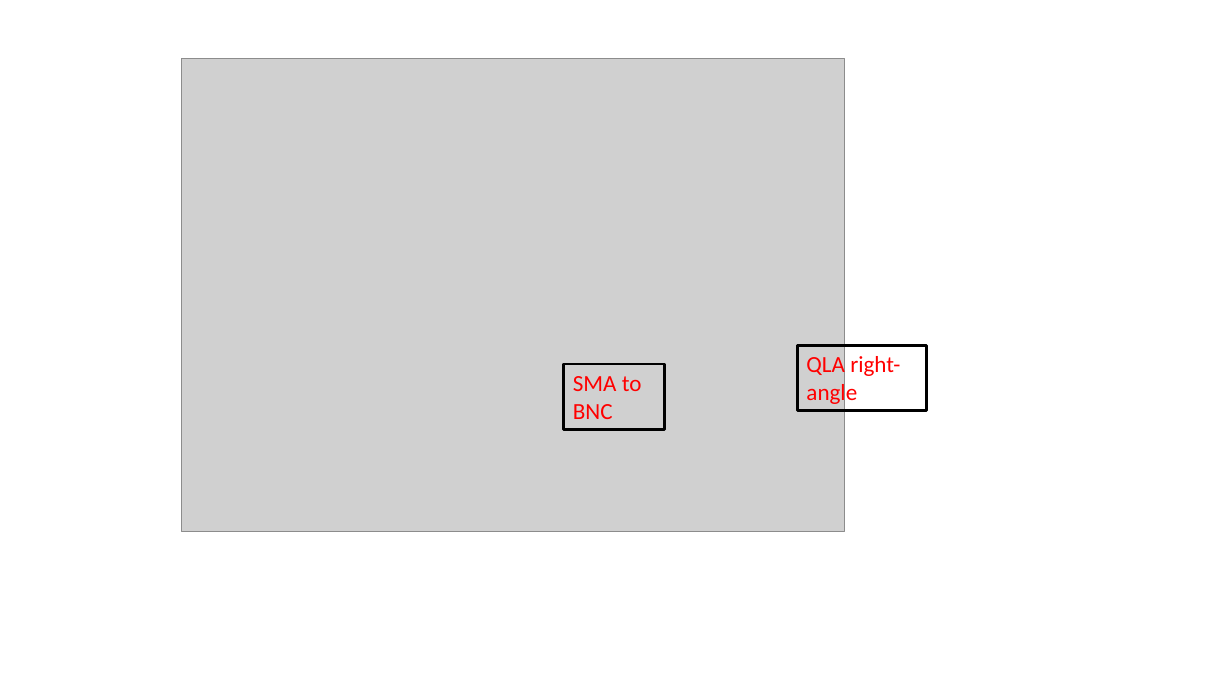
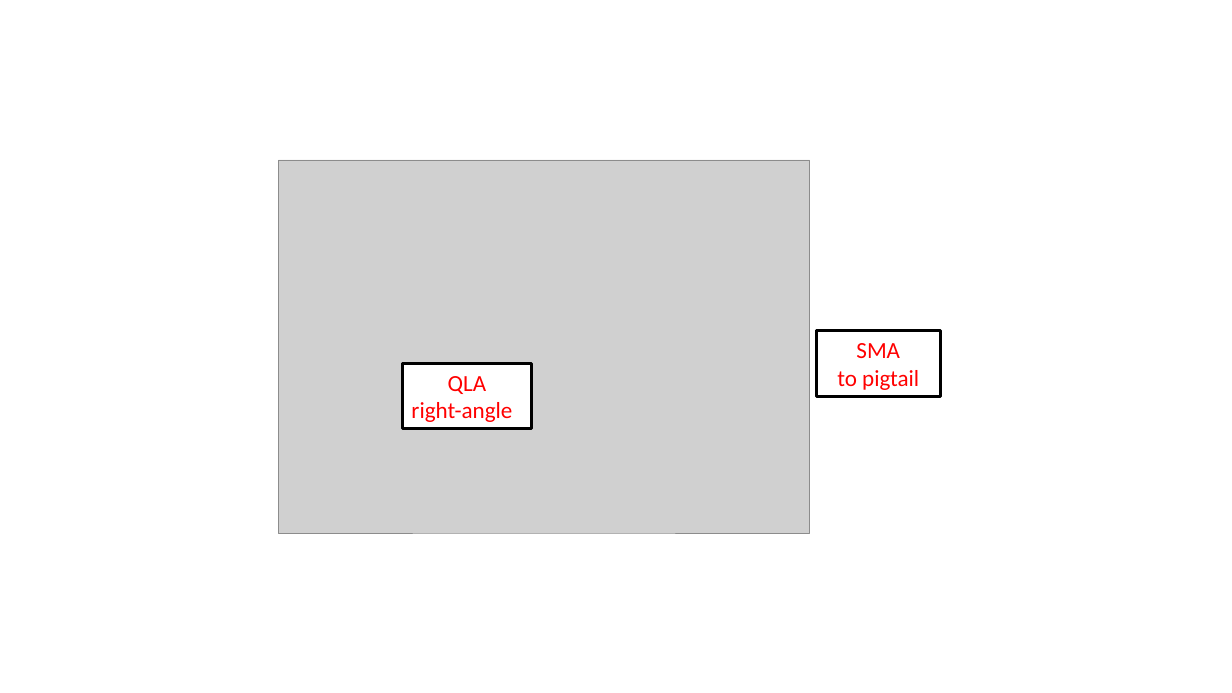
Before and after one commit to mjhyman/nicu-halbach-hardware, a slide deck: slide 1 of Capacitor_Boards/capacitor_boards_rough_design.pptx. Drawn at 1232x693 pixels with LibreOffice and Linux fonts; fonts in the diff are those of the drawing; grey boxes stand for pictures. Boxes give left, top, right and bottom in pixels: in the first picture for what was removed or moved away, otherwise in the second. Text is boxed around its words. In the diff, an @@ line names an element or a change of style, - is before the commit and + after.

```diff
--- a/Capacitor_Boards/capacitor_boards_rough_design.pptx
+++ b/Capacitor_Boards/capacitor_boards_rough_design.pptx
@@ picture resized from (x1=181, y1=58, x2=845, y2=531) to (x1=279, y1=160, x2=811, y2=533) @@
@@ rectangle "SMA" at (x1=817, y1=331, x2=941, y2=396): fill none to #FFFFFF @@
@@ rectangle "SMA" resized from (x1=564, y1=364, x2=665, y2=430) to (x1=817, y1=331, x2=941, y2=396) @@
@@ text in rectangle at (x1=837, y1=343, x2=919, y2=390): text changed @@
-SMA to
-BNC
+SMA
+to pigtail
@@ rectangle "QLA" moved from (x1=798, y1=346, x2=927, y2=411) to (x1=402, y1=363, x2=531, y2=429) @@
@@ rectangle "QLA" at (x1=402, y1=363, x2=531, y2=429): fill none to #FFFFFF @@
@@ text in rectangle at (x1=411, y1=376, x2=512, y2=422): text changed @@
-QLA right-angle
+QLA
+right-angle
```
Also in this commit, not shown: 1 other slide changed, 55 other files.
